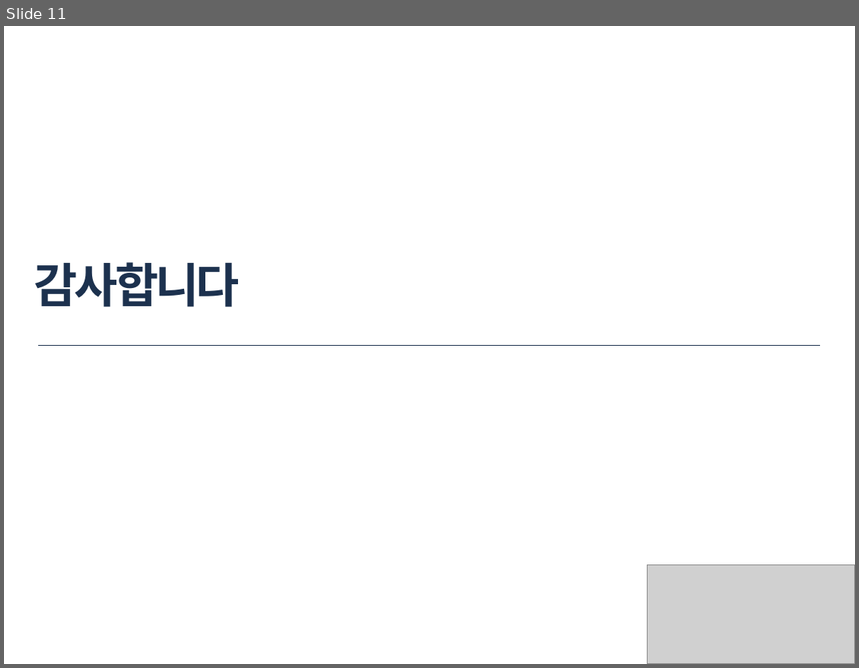
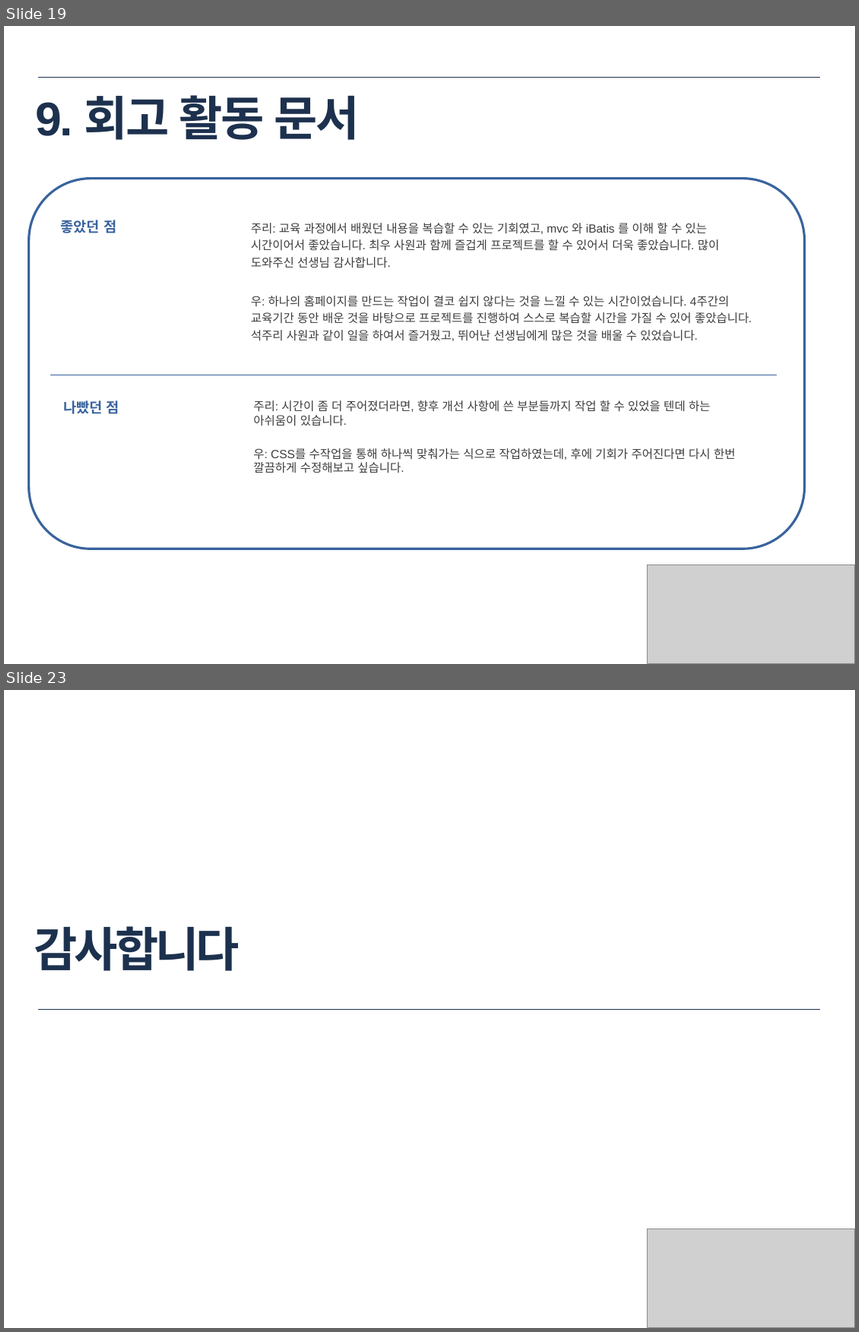
Before and after one commit to icto55-2-juree/WoojuProject, a slide deck: documents/Icto55_2_project(석주리, 최우).pptx. Shown one above the other, each under a label of ours: slide 11 before the commit, slides 19 and 23 after it; the slides between them are not shown. The pictures are 859x668 and 859x1332 pixels, drawn with LibreOffice and Linux fonts; fonts in the diff are those of the drawing; grey boxes stand for pictures. Boxes give left, top, right and bottom in pixels: in the first picture for what was removed or moved away, otherwise in the second. Text is boxed around its words. In the diff, an @@ line names an element or a change of style, - is before the commit and + after.

```diff
--- a/documents/Icto55_2_project(석주리, 최우).pptx
+++ b/documents/Icto55_2_project(석주리, 최우).pptx
@@ slide 19 added at [4,26,855,664], background #FFFFFF @@
@@ line added from (38, 77) to (820, 77), #1C314E 0.25 pt @@
@@ title added at [36,95,360,140], 40 pt, text #1D314E, bold @@
+9. 회고 활동 문서
@@ rounded rectangle added at [28,178,804,549], fill #FFFFFF, outline #39639D 2 pt @@
@@ text added at [61,220,116,233], 12 pt, text #39639D, bold @@
+좋았던 점
@@ text added at [251,223,752,341], 10 pt, text #3D3C3E @@
+주리: 교육 과정에서 배웠던 내용을 복습할 수 있는 기회였고, mvc 와 iBatis 를 이해 할 수 있는 시간이어서 좋았습니다. 최우 사원과 함께 즐겁게 프로젝트를 할 수 있어서 더욱 좋았습니다. 많이 도와주신 선생님 감사합니다.
+우: 하나의 홈페이지를 만드는 작업이 결코 쉽지 않다는 것을 느낄 수 있는 시간이었습니다. 4주간의 교육기간 동안 배운 것을 바탕으로 프로젝트를 진행하여 스스로 복습할 시간을 가질 수 있어 좋았습니다. 석주리 사원과 같이 일을 하여서 즐거웠고, 뛰어난 선생님에게 많은 것을 배울 수 있었습니다.
@@ line added from (50, 376) to (777, 376), #35609C 0.75 pt @@
@@ text added at [63,401,120,414], 12 pt, text #39639D, bold @@
+나빴던 점
@@ text added at [253,401,736,474], 10 pt, text #3D3C3E @@
+주리: 시간이 좀 더 주어졌더라면, 향후 개선 사항에 쓴 부분들까지 작업 할 수 있었을 텐데 하는 아쉬움이 있습니다.
+우: CSS를 수작업을 통해 하나씩 맞춰가는 식으로 작업하였는데, 후에 기회가 주어진다면 다시 한번 깔끔하게 수정해보고 싶습니다.
@@ picture added at [648,565,855,664] @@
@@ what was slide 11 is now slide 23 @@
```
Also in this commit, not shown: 8 slides changed, 12 other slides added, 1 slide removed, 2 other files.
